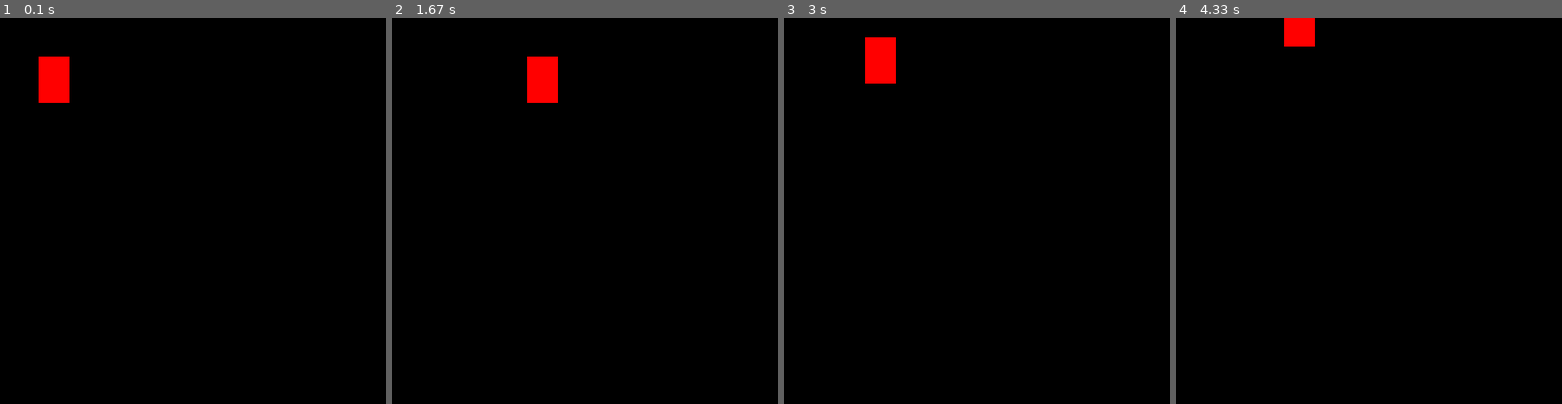
Above: before the commit, frames 1-4 (left to right).
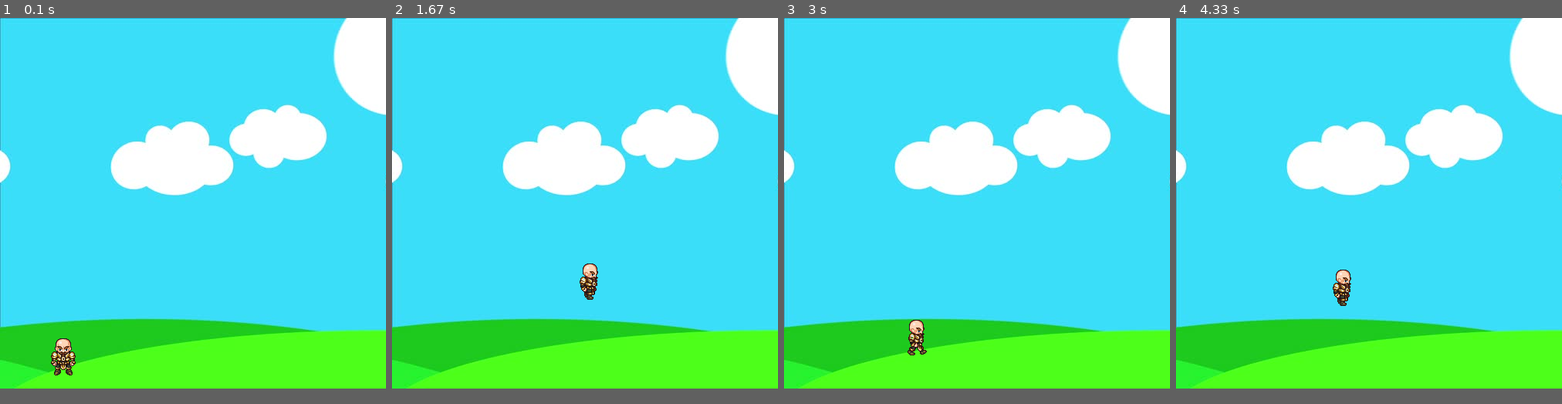
Above: after the commit, the same moments.

Repository: SkellXC/PyGame
Game: pygame game, started from main.py
Two runs of this game, one before a commit and one after it. Both use one fixed random seed, a clock stepped at 60 frames per second and the inputs below.
Inputs:
- Up to frame 1 (0.1 s): no input
- Up to frame 2 (1.67 s): hold Space 0.33-0.8 s; hold Right 0.33-0.8 s; hold Right 0.83-1.3 s; tap Space at 0.9, 1.2, 1.4 s; hold Right from 1.33 s (still down)
- Up to frame 3 (3 s): tap Space at 1.7, 1.9, 2.2, 2.47, 2.77, 2.9 s; release Right at 1.8 s; hold Left 1.83-2.37 s; hold Left 2.4-2.8 s; hold Right from 2.83 s (still down)
- Up to frame 4 (4.33 s): tap Space at 3.2, 3.57, 3.87, 4.07 s; release Right at 3.47 s; hold Left 3.5-3.97 s; hold Right from 4 s (still down)
The window is 500x500 before the commit and 500x480 after it. Grey fills any space a smaller window leaves; there, only what the larger window draws over its background counts as a difference.

The runs differ from the first frame. In frame 1, 96% of the frame differs, in the area x 0-100%, y 0-96%; in frame 2, 96%; in frame 3, 96%; in frame 4, 96%.

Commit message:
Added Sprites and animations

Diff:
--- a/main.py
+++ b/main.py
@@ -1,22 +1,53 @@
+
 import pygame
 pygame.init()
 
-winWidth, winHeight = 500, 500
-
+winWidth, winHeight = 500, 480
 window = pygame.display.set_mode((winWidth,winHeight))# Creates the window
-
 pygame.display.set_caption('Main Window')# Window name
 
-x, y = 50,50# Place where the character is created
-width,height = 40,60# Character size
+x, y = 50,400# Place where the character is created
+width,height = 64,64# Character size
 velo = 5# Character velocity
 
-run = True
-jump = False
-jumpHeight = 10
+run:bool = True
+jump:bool = False
+jumpHeight:int = 10
+left:bool = False
+right:bool = False
+walkCount = 0
+clock = pygame.time.Clock()
+
+
+walkRight:list = [pygame.image.load('sprites/R1.png'), pygame.image.load('sprites/R2.png'), pygame.image.load('sprites/R3.png'), pygame.image.load('sprites/R4.png'), pygame.image.load('sprites/R5.png'), pygame.image.load('sprites/R6.png'), pygame.image.load('sprites/R7.png'), pygame.image.load('sprites/R8.png'), pygame.image.load('sprites/R9.png')]
+walkLeft:list = [pygame.image.load('sprites/L1.png'), pygame.image.load('sprites/L2.png'), pygame.image.load('sprites/L3.png'), pygame.image.load('sprites/L4.png'), pygame.image.load('sprites/L5.png'), pygame.image.load('sprites/L6.png'), pygame.image.load('sprites/L7.png'), pygame.image.load('sprites/L8.png'), pygame.image.load('sprites/L9.png')]
+bg = pygame.image.load('sprites/bg.jpg')
+char = pygame.image.load('sprites/standing.png')
+
+
+def redrawGameWindow():
+    global walkCount
+    window.blit(bg, (0,0))# Draws the background
+
+    if walkCount + 1 >= 27:
+        walkCount = 0
+
+    if left:
+        window.blit(walkLeft[walkCount//3],(x,y))
+        walkCount += 1
+    elif right:
+        window.blit(walkRight[walkCount//3],(x,y))
+        walkCount += 1
+    else:
+        window.blit(char, (x,y))
+
+    pygame.display.update()
+
+
 
 while run:# Mainloop
-    pygame.time.delay(50)# Equivilent of a tick in mc. In MS.
+    #pygame.time.delay(37)# Equivilent of a tick in mc. In MS.
+    clock.tick(27)# 27 fps
     # Events = Keyboard/mouse etc
 
     for event in pygame.event.get(): # Keyboard/mouse movements that have occured in this tick
@@ -27,15 +58,16 @@
 
     if keys[pygame.K_LEFT] and x > velo:# Ensure player can't exit the boundry
         x -= velo# Moves it by 5. same as c#
-    if keys[pygame.K_RIGHT] and x < winWidth - width - velo:
+        left,right = True, False
+
+    elif keys[pygame.K_RIGHT] and x < winWidth - width - velo:
         # Character would otherwise be just 1 character outside the width
         x += velo
+        right,left = True, False
+    else:
+        right,left = False, False
+        walkCount = 0
     if (not jump):
-
-        if keys[pygame.K_UP] and y > velo:
-            y -= velo
-        if keys[pygame.K_DOWN] and y < 500 - height - velo:
-            y += velo
         if keys[pygame.K_SPACE]:
             jump = True
         '''Uses a quadratic equation, f(k), to move the character in an arc
@@ -56,8 +88,6 @@
             jump = False
             jumpHeight = 10
 
-    window.fill((0,0,0)) #Gets rid of the old stuff?
-    pygame.draw.rect(window, (255,0,0), (x,y,width,height))# Creates a rectangle. More in website
-    pygame.display.update()# Refresh screen. Same as C#
+    redrawGameWindow()
 
 pygame.quit()
--- a/sandbox.py
+++ b/sandbox.py
@@ -1,4 +1,17 @@
-jump = 10
+doors = [False] * 100
+[print(item) for item in [f'Door {x+1} is closed' for x in range(0,100)]]
+for x in range(1,101):
+    for i in range(x-1,100,x): doors[i] = not doors[i]
+[print(item) for item in [f'Door {x+1} is {'open' if doors[x] else 'closed'}' for x in range(0,100)]]
 
-neg = int(jump<0)
-print(neg)
+
+
+
+
+"""
+for x in range(0,len(doors)):
+    if doors[x]:
+        doors[x] = f'Door {x+1} is open'
+    else:
+        doors[x] = f"Door {x+1} is closed"
+"""
Binary file added: sprites/L1.png
Binary file added: sprites/L10E.png
Binary file added: sprites/L11E.png
Binary file added: sprites/L1E.png
Binary file added: sprites/L2.png
Binary file added: sprites/L2E.png
Binary file added: sprites/L3.png
Binary file added: sprites/L3E.png
Binary file added: sprites/L4.png
Binary file added: sprites/L4E.png
Binary file added: sprites/L5.png
Binary file added: sprites/L5E.png
(and 31 more such lines)
